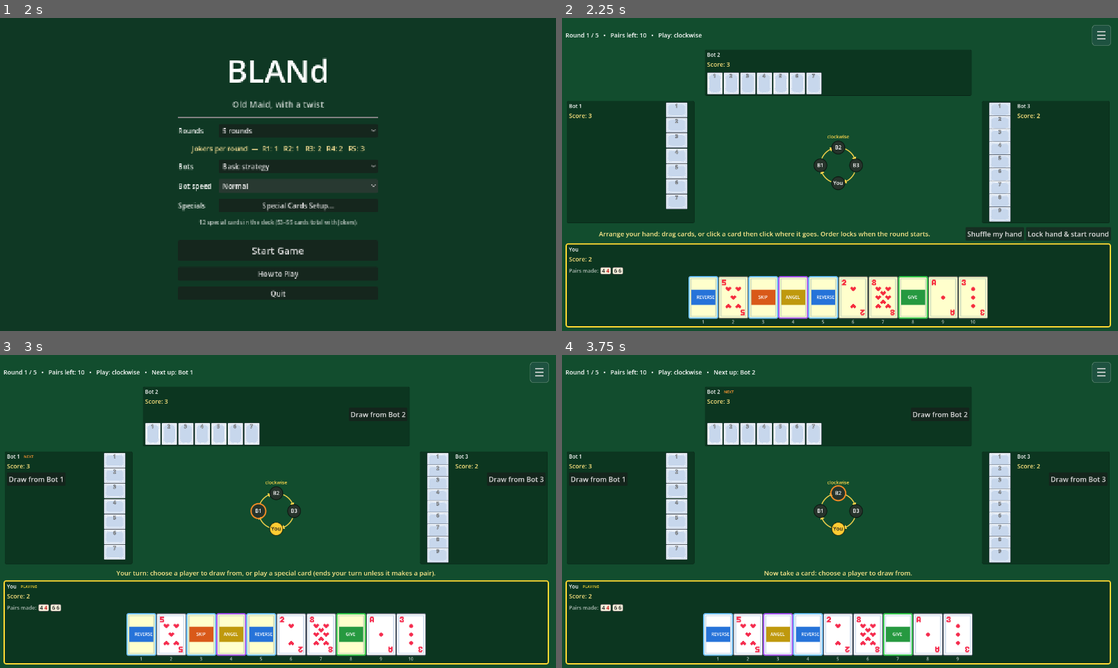
Above: before the commit, frames 1-4 (two rows, left to right).
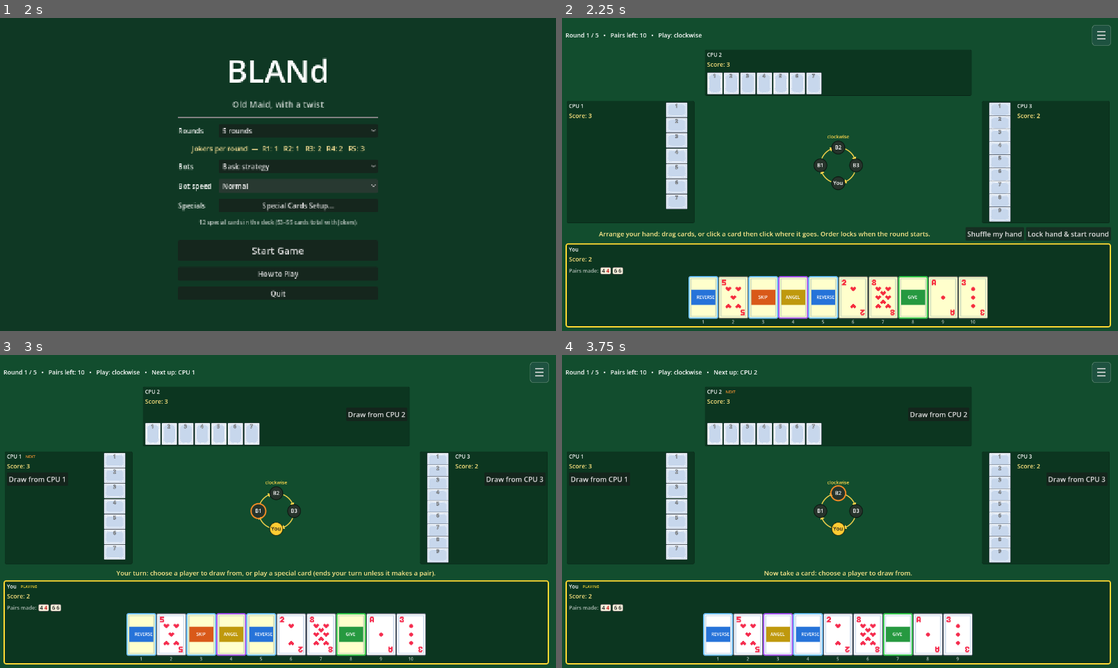
Above: after the commit, the same moments.

Repository: louibasmu/BLANd-
Game: Godot game, scene res://BaseGame/2. MainMenu/main_menu.tscn
Two runs of this game, one before a commit and one after it. Both use one fixed random seed, a clock stepped at 60 frames per second and the inputs below.
Inputs:
- Up to frame 1 (2 s): click "Normal" at 0.5 s; click "Normal" at 1.25 s
- Up to frame 2 (2.25 s): click "Start Game" at 2 s
- Up to frame 3 (3 s): click "Lock hand & start round" at 2.75 s
- Up to frame 4 (3.75 s): click "SKIP" at 3.5 s

Frame 1 is identical in both runs. In frame 2, less than 0.1% of the frame differs, in the area x 1-85%, y 11-29%; in frame 3, 0.4%; in frame 4, 0.4%, in the area x 1-98%, y 4-41%.

Commit message:
Understanding main.gd & bland_game.gd

Diff:
--- a/game-dev-seminar/BaseGame/1. CoreMechanics/bland_game.gd
+++ b/game-dev-seminar/BaseGame/1. CoreMechanics/bland_game.gd
@@ -67,7 +67,8 @@
 
 # Creates the four seats. Seat 0 is the human ("You"); the rest are bots. The round count is
 # clamped to the allowed range so a bad value can't break the Joker schedule.
-func _init(p_total_rounds: int = 5, names: Array = ["You", "Bot 1", "Bot 2", "Bot 3"]) -> void:
+#func _init(p_total_rounds: int = 5, names: Array = ["You", "Bot 1", "Bot 2", "Bot 3"]) -> void:
+func _init(p_total_rounds: int = 5, names: Array = ["You", "CPU 1", "CPU 2", "CPU 3"]) -> void: #LEAN
 	total_rounds = clampi(p_total_rounds, GameSettings.MIN_ROUNDS, GameSettings.MAX_ROUNDS)
 	_rng.randomize()
 	for i in GameSettings.NUM_PLAYERS:
--- a/game-dev-seminar/BaseGame/1. CoreMechanics/main.gd
+++ b/game-dev-seminar/BaseGame/1. CoreMechanics/main.gd
@@ -1,4 +1,4 @@
-extends Control
+extends Control #JokerGame
 
 # "const" is a value that cannot be changed or altered
 # by the application during runtime
@@ -52,95 +52,109 @@
 	shade.mouse_filter = Control.MOUSE_FILTER_IGNORE
 	add_child(shade)
 
-	var header := HBoxContainer.new()
-	header.anchor_right = 1.0
-	header.offset_left = 34
-	header.offset_top = 18
-	header.offset_right = -34
-	header.offset_bottom = 66
-	add_child(header)
-
-	var heading := Label.new()
-	heading.text = "JOKER"
-	heading.add_theme_font_size_override("font_size", 34)
-	heading.add_theme_color_override("font_color", Color(1.0, 0.87, 0.58))
-	heading.size_flags_horizontal = Control.SIZE_EXPAND_FILL
-	header.add_child(heading)
-
-	new_round_button = Button.new()
-	new_round_button.text = "New Round"
-	new_round_button.custom_minimum_size = Vector2(130, 42)
-	new_round_button.pressed.connect(_start_round)
-	header.add_child(new_round_button)
-
-	status_label = Label.new()
-	status_label.horizontal_alignment = HORIZONTAL_ALIGNMENT_CENTER
-	status_label.add_theme_font_size_override("font_size", 20)
-	status_label.add_theme_color_override("font_color", Color.WHITE)
-	status_label.anchor_left = 0.1
-	status_label.anchor_top = 0.05
-	status_label.anchor_right = 0.9
-	status_label.anchor_bottom = 0.15
-	add_child(status_label)
-
-	turn_label = Label.new()
-	turn_label.horizontal_alignment = HORIZONTAL_ALIGNMENT_CENTER
-	turn_label.add_theme_color_override("font_color", Color(0.88, 0.94, 0.86))
-	turn_label.anchor_left = 0.1
-	turn_label.anchor_top = 0.15
-	turn_label.anchor_right = 0.9
-	turn_label.anchor_bottom = 0.19
-	add_child(turn_label)
-
-	opponents_row = HBoxContainer.new()
-	opponents_row.name = "ComputerCardsArea"
-	opponents_row.alignment = BoxContainer.ALIGNMENT_CENTER
-	_set_area_anchors(opponents_row, computer_cards_area)
-	add_child(opponents_row)
-
-	computer_1_name_label = Label.new()
-	computer_1_name_label.name = "Computer1NameLabel"
-	computer_1_name_label.horizontal_alignment = HORIZONTAL_ALIGNMENT_CENTER
-	computer_1_name_label.add_theme_color_override("font_color", Color.WHITE)
-	_set_area_anchors(computer_1_name_label, computer_1_name_area)
-	add_child(computer_1_name_label)
-
-	computer_2_name_label = Label.new()
-	computer_2_name_label.name = "Computer2NameLabel"
-	computer_2_name_label.horizontal_alignment = HORIZONTAL_ALIGNMENT_CENTER
-	computer_2_name_label.add_theme_color_override("font_color", Color.WHITE)
-	_set_area_anchors(computer_2_name_label, computer_2_name_area)
-	add_child(computer_2_name_label)
-
-	draw_title = Label.new()
-	draw_title.name = "CardsToPickLabel"
-	draw_title.horizontal_alignment = HORIZONTAL_ALIGNMENT_CENTER
-	draw_title.add_theme_font_size_override("font_size", 16)
-	draw_title.anchor_left = 0.1
-	draw_title.anchor_top = 0.34
-	draw_title.anchor_right = 0.9
-	draw_title.anchor_bottom = 0.43
-	add_child(draw_title)
-
-	hand_title = Label.new()
-	hand_title.name = "PlayerHandLabel"
-	hand_title.horizontal_alignment = HORIZONTAL_ALIGNMENT_CENTER
-	hand_title.add_theme_font_size_override("font_size", 16)
-	hand_title.anchor_left = 0.1
-	hand_title.anchor_top = 0.65
-	hand_title.anchor_right = 0.9
-	hand_title.anchor_bottom = 0.7
-	add_child(hand_title)
-
-	draw_cards = Control.new()
-	draw_cards.name = "CardsToPickArea"
-	_set_area_anchors(draw_cards, cards_to_pick_area)
-	add_child(draw_cards)
-
-	hand_cards = Control.new()
-	hand_cards.name = "PlayerHandArea"
-	_set_area_anchors(hand_cards, player_hand_area)
-	add_child(hand_cards)
+
+	var header := $header #LEAN
+	#var header := HBoxContainer.new()
+	#header.anchor_right = 1.0
+	#header.offset_left = 34
+	#header.offset_top = 18
+	#header.offset_right = -34
+	#header.offset_bottom = 66
+	#add_child(header)
+
+	var heading := $header/joker_label #LEAN
+	#var heading := Label.new()
+	#heading.text = "JOKER"
+	#heading.add_theme_font_size_override("font_size", 34)
+	#heading.add_theme_color_override("font_color", Color(1.0, 0.87, 0.58))
+	#heading.size_flags_horizontal = Control.SIZE_EXPAND_FILL
+	#header.add_child(heading)
+
+	new_round_button = $header/new_round #LEAN
+	#new_round_button = Button.new()
+	#new_round_button.text = "New Round"
+	#new_round_button.custom_minimum_size = Vector2(130, 42)
+	#new_round_button.pressed.connect(_start_round)
+	#header.add_child(new_round_button)
+
+	status_label = $status_label #LEAN (Status of what?)
+	#status_label = Label.new()
+	#status_label.horizontal_alignment = HORIZONTAL_ALIGNMENT_CENTER
+	#status_label.add_theme_font_size_override("font_size", 100)
+	#status_label.add_theme_color_override("font_color", Color.BLUE)
+	#status_label.anchor_left = 0.1
+	#status_label.anchor_top = 0.05
+	#status_label.anchor_right = 0.9
+	#status_label.anchor_bottom = 0.15
+	#add_child(status_label)
+
+	turn_label = $turn_label #LEAN (whose turn?)
+	#turn_label = Label.new()
+	#turn_label.horizontal_alignment = HORIZONTAL_ALIGNMENT_CENTER
+	#turn_label.add_theme_color_override("font_color", Color(0.88, 0.94, 0.86))
+	#turn_label.anchor_left = 0.1
+	#turn_label.anchor_top = 0.15
+	#turn_label.anchor_right = 0.9
+	#turn_label.anchor_bottom = 0.19
+	#add_child(turn_label)
+
+	opponents_row =$opponents_row_container #LEAN
+	#opponents_row = HBoxContainer.new()
+	#opponents_row.name = "ComputerCardsArea"
+	#opponents_row.alignment = BoxContainer.ALIGNMENT_CENTER
+	#_set_area_anchors(opponents_row, computer_cards_area)
+	#add_child(opponents_row)
+
+	computer_1_name_label =$cpu_1_name_label #LEAN
+	#computer_1_name_label = Label.new()
+	#computer_1_name_label.name = "Computer1NameLabel"
+	#computer_1_name_label.horizontal_alignment = HORIZONTAL_ALIGNMENT_CENTER
+	#computer_1_name_label.add_theme_color_override("font_color", Color.WHITE)
+	#_set_area_anchors(computer_1_name_label, computer_1_name_area)
+	#add_child(computer_1_name_label)
+
+	computer_2_name_label = $cpu_2_name_label #LEAN
+	#computer_2_name_label = Label.new()
+	#computer_2_name_label.name = "Computer2NameLabel"
+	#computer_2_name_label.horizontal_alignment = HORIZONTAL_ALIGNMENT_CENTER
+	#computer_2_name_label.add_theme_color_override("font_color", Color.WHITE)
+	#_set_area_anchors(computer_2_name_label, computer_2_name_area)
+	#add_child(computer_2_name_label)
+
+
+	draw_title = $draw_title_label #LEAN (what does this do?)
+	#draw_title = Label.new()
+	#draw_title.name = "CardsToPickLabel"
+	#draw_title.horizontal_alignment = HORIZONTAL_ALIGNMENT_CENTER
+	#draw_title.add_theme_font_size_override("font_size", 16)
+	#draw_title.anchor_left = 0.1
+	#draw_title.anchor_top = 0.34
+	#draw_title.anchor_right = 0.9
+	#draw_title.anchor_bottom = 0.43
+	#add_child(draw_title)
+
+	hand_title = $playerHand_label #LEAN
+	#hand_title = Label.new()
+	#hand_title.name = "PlayerHandLabel"
+	#hand_title.horizontal_alignment = HORIZONTAL_ALIGNMENT_CENTER
+	#hand_title.add_theme_font_size_override("font_size", 16)
+	#hand_title.anchor_left = 0.1
+	#hand_title.anchor_top = 0.65
+	#hand_title.anchor_right = 0.9
+	#hand_title.anchor_bottom = 0.7
+	#add_child(hand_title)
+
+	draw_cards = $draw_cards_control #LEAN
+	#draw_cards = Control.new()
+	#draw_cards.name = "CardsToPickArea"
+	#_set_area_anchors(draw_cards, cards_to_pick_area)
+	#add_child(draw_cards)
+
+	hand_cards = $hand_cards_control
+	#hand_cards = Control.new()
+	#hand_cards.name = "PlayerHandArea"
+	#_set_area_anchors(hand_cards, player_hand_area)
+	#add_child(hand_cards)
 
 
 func _set_area_anchors(area: Control, layout: Rect2) -> void:
@@ -153,7 +167,7 @@
 func _start_round() -> void:
 	var deck: Array[Dictionary] = []
 	for suit in SUITS:
-		for rank in RANKS:
+		for rank in RANKS: #What are ranks?
 			if rank == "2" and (suit == "Clubs" or suit == "Spades"):
 				continue
 			deck.append({"rank": rank, "suit": suit})
@@ -162,8 +176,8 @@
 
 	players = [
 		{"name": "You", "hand": [], "human": true},
-		{"name": "Computer 1", "hand": [], "human": false},
-		{"name": "Computer 2", "hand": [], "human": false},
+		{"name": "CPU 1", "hand": [], "human": false},
+		{"name": "CPU 2", "hand": [], "human": false},
 	]
 	for card_index in range(deck.size()):
 		players[card_index % PLAYER_COUNT]["hand"].append(deck[card_index])
@@ -184,7 +198,6 @@
 	for card in hand:
 		if card["rank"] != "JOKER":
 			counts[card["rank"]] = int(counts.get(card["rank"], 0)) + 1
-
 	var discard_counts: Dictionary = {}
 	var pair_names: Array[String] = []
 	for rank in counts:
@@ -192,7 +205,6 @@
 		if pair_count > 0:
 			discard_counts[rank] = pair_count
 			pair_names.append(str(rank))
-
 	var remaining: Array[Dictionary] = []
 	for card in hand:
 		var rank: String = card["rank"]
@@ -202,7 +214,6 @@
 			remaining.append(card)
 	players[player_index]["hand"] = remaining
 	return pair_names
-
 
 func _on_human_picked(card_index: int) -> void:
 	if round_over or current_player != 0:
@@ -394,7 +405,6 @@
 	await tween.finished
 	animation_layer.queue_free()
 
-
 func _card_face_style() -> StyleBoxFlat:
 	var style := StyleBoxFlat.new()
 	style.bg_color = Color(0.96, 0.94, 0.86)
--- a/game-dev-seminar/Naila Version Game/main.tscn
+++ b/game-dev-seminar/Naila Version Game/main.tscn
@@ -13,3 +13,66 @@
 computer_cards_area = Rect2(0.23, 0.18, 0.8, 0.18)
 computer_1_name_area = Rect2(0.1, 0.15, 0.4, 0.04)
 computer_2_name_area = Rect2(0.5, 0.15, 0.4, 0.04)
+
+[node name="draw_cards_control" type="Control" parent="." unique_id=258174923]
+anchors_preset = 0
+offset_right = 40.0
+offset_bottom = 40.0
+
+[node name="hand_cards_control" type="Control" parent="." unique_id=1157664752]
+anchors_preset = 0
+offset_right = 40.0
+offset_bottom = 40.0
+
+[node name="status_label" type="Label" parent="." unique_id=1775011749]
+layout_mode = 0
+offset_right = 40.0
+offset_bottom = 23.0
+
+[node name="turn_label" type="Label" parent="." unique_id=1319872452]
+layout_mode = 0
+offset_right = 40.0
+offset_bottom = 23.0
+
+[node name="HBoxContainer" type="HBoxContainer" parent="turn_label" unique_id=860924885]
+layout_mode = 0
+offset_right = 40.0
+offset_bottom = 40.0
+
+[node name="cpu_1_name_label" type="Label" parent="." unique_id=721238880]
+layout_mode = 0
+offset_right = 40.0
+offset_bottom = 23.0
+
+[node name="cpu_2_name_label" type="Label" parent="." unique_id=240366000]
+layout_mode = 0
+offset_right = 40.0
+offset_bottom = 23.0
+
+[node name="draw_title_label" type="Label" parent="." unique_id=1811161806]
+layout_mode = 0
+offset_right = 40.0
+offset_bottom = 23.0
+
+[node name="playerHand_label" type="Label" parent="." unique_id=500099710]
+layout_mode = 0
+offset_right = 40.0
+offset_bottom = 23.0
+
+[node name="opponents_rows_container" type="HBoxContainer" parent="." unique_id=1132902639]
+layout_mode = 0
+offset_right = 40.0
+offset_bottom = 40.0
+
+[node name="header" type="HBoxContainer" parent="." unique_id=1371143237]
+layout_mode = 0
+offset_right = 40.0
+offset_bottom = 40.0
+
+[node name="joker_label" type="Label" parent="header" unique_id=2035558020]
+layout_mode = 2
+text = "THIS IS A TEST FOR JOKER LABEL"
+
+[node name="new_round" type="Button" parent="header" unique_id=246967268]
+layout_mode = 2
+text = "THIS IS NEW ROUND TEST!"
--- a/game-dev-seminar/project.godot
+++ b/game-dev-seminar/project.godot
@@ -22,7 +22,6 @@
 window/size/window_width_override=1280
 window/size/window_height_override=720
 window/stretch/mode="canvas_items"
-window/stretch/aspect="expand"
 window/size/min_width=1280
 window/size/min_height=720
 
